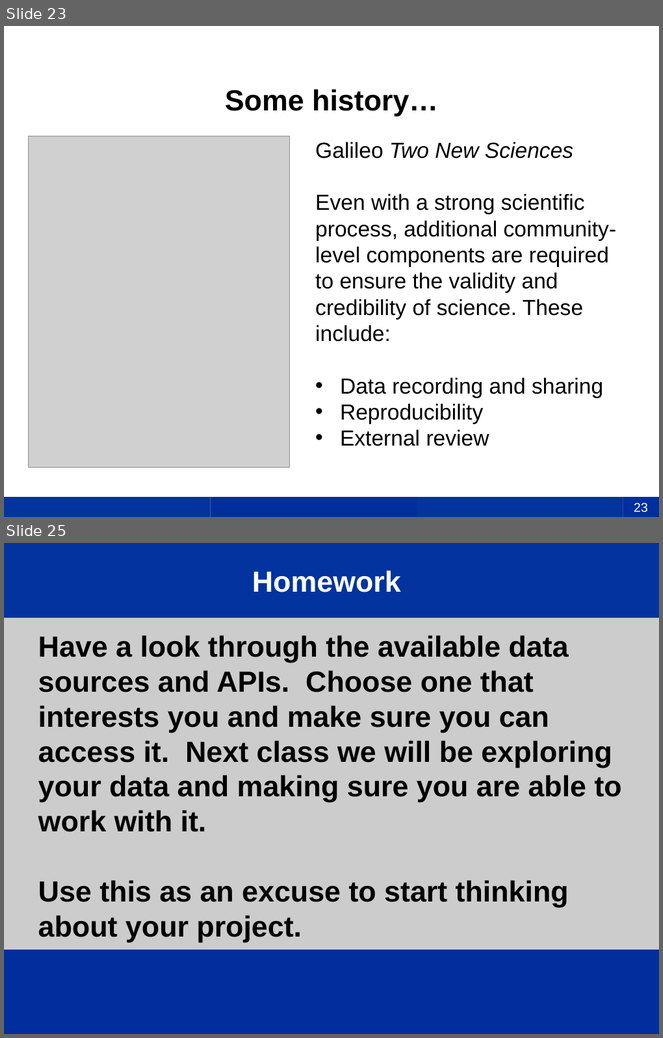
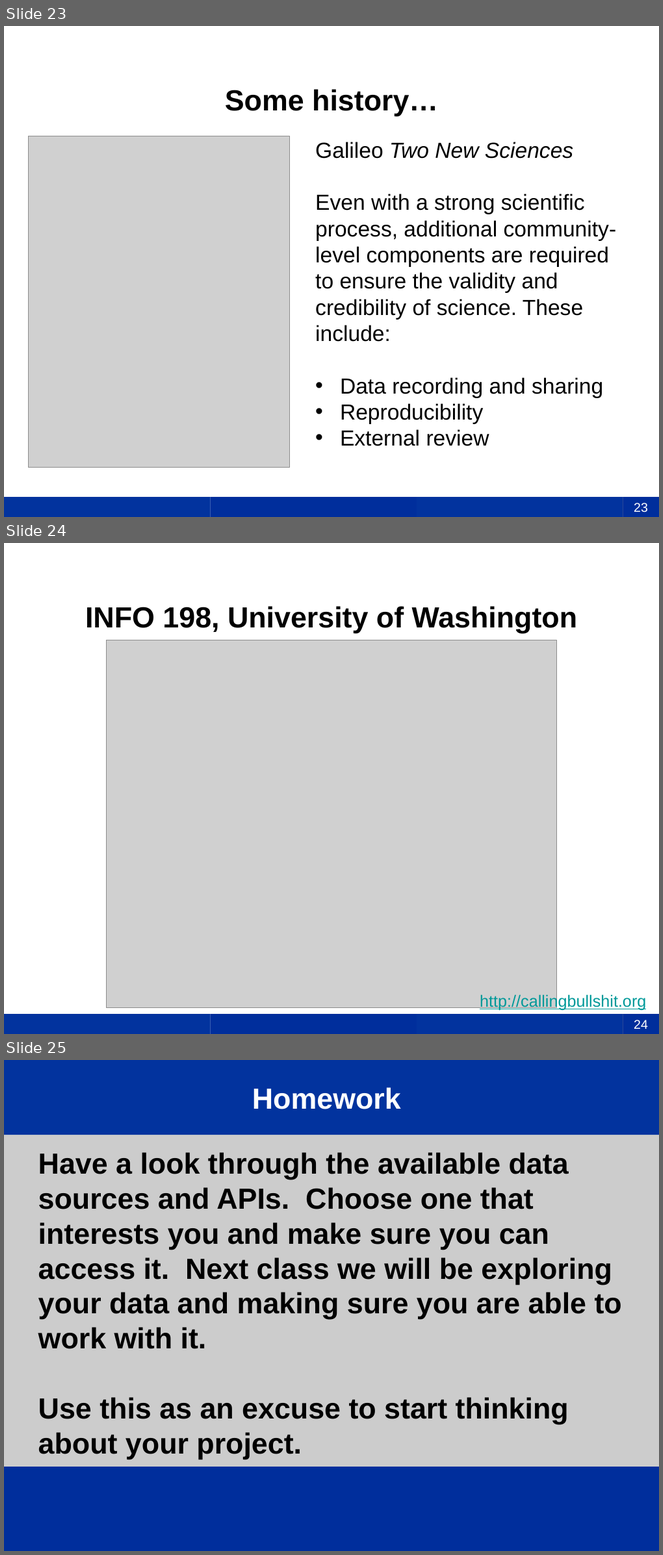
Before and after one commit to uky-transport-data-science/ce599, a slide deck: 8-Resources/8-Resources.pptx. Shown one above the other, each under a label of ours: slides 23 and 25 before the commit, slides 23, 24 and 25 after it; the slides between them are not shown. The pictures are 663x1038 and 663x1555 pixels, drawn with LibreOffice and Linux fonts; fonts in the diff are those of the drawing; grey boxes stand for pictures; background and template pictures are left out. Boxes give left, top, right and bottom in pixels: in the first picture for what was removed or moved away, otherwise in the second. Text is boxed around its words. In the diff, an @@ line names an element or a change of style, - is before the commit and + after.

Commit message:
Added calling BS to resources lecture.

```diff
--- a/8-Resources/8-Resources.pptx
+++ b/8-Resources/8-Resources.pptx
@@ slide 24 added at [4, 543, 659, 1034], background #FFFFFF; not listed: 4 template elements that a slide beside it also shows @@
@@ title added at [85, 606, 578, 633], 32 pt, text #000000, bold @@
+INFO 198, University of Washington
@@ picture added at [107, 641, 557, 1008] @@
@@ text added at [480, 994, 646, 1011], 18 pt, text #009999, underline @@
+http://callingbullshit.org
@@ page number added at [623, 1014, 659, 1034], fill #002E9C, 14 pt, text #FFFFFF @@
+24
```
Also in this commit, not shown: 1 slide removed.
